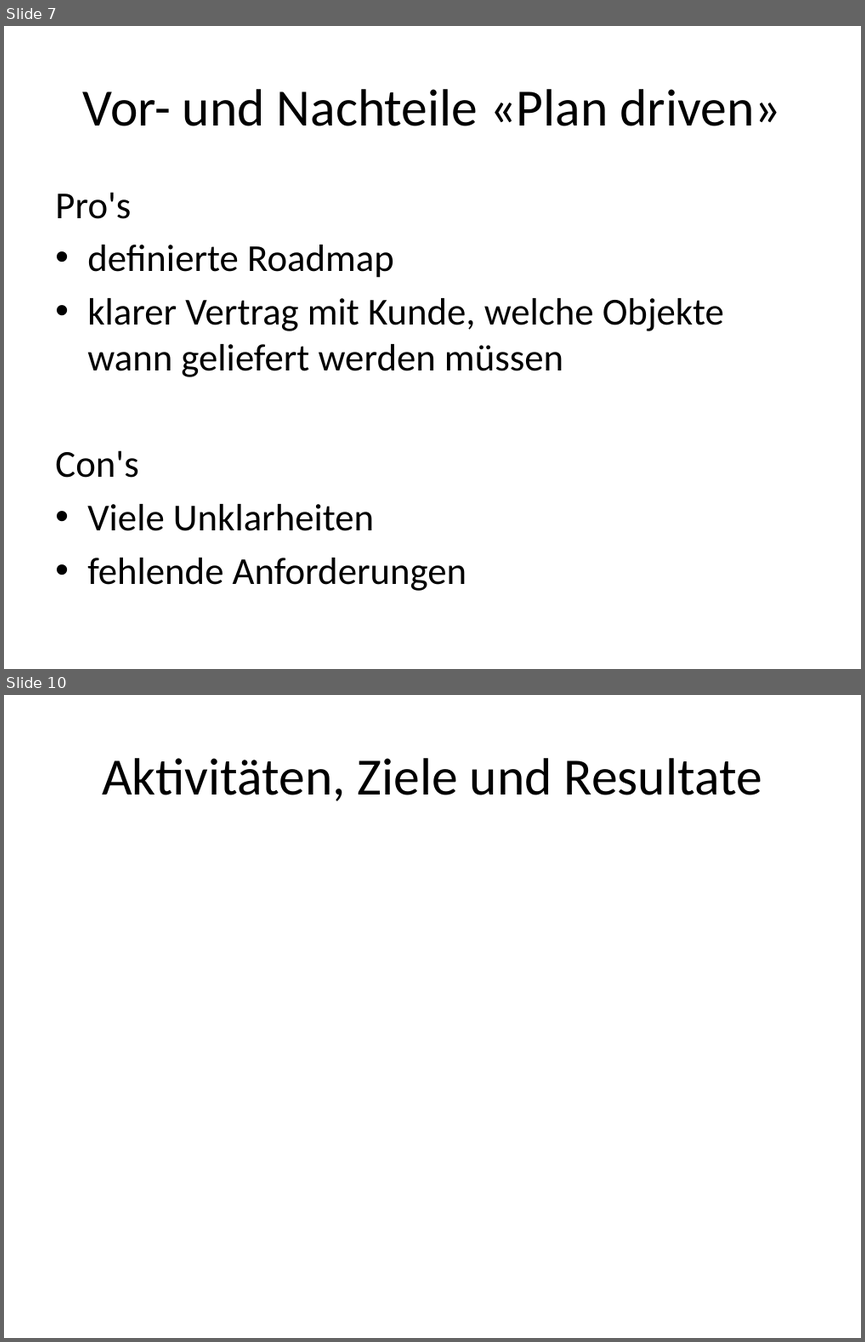
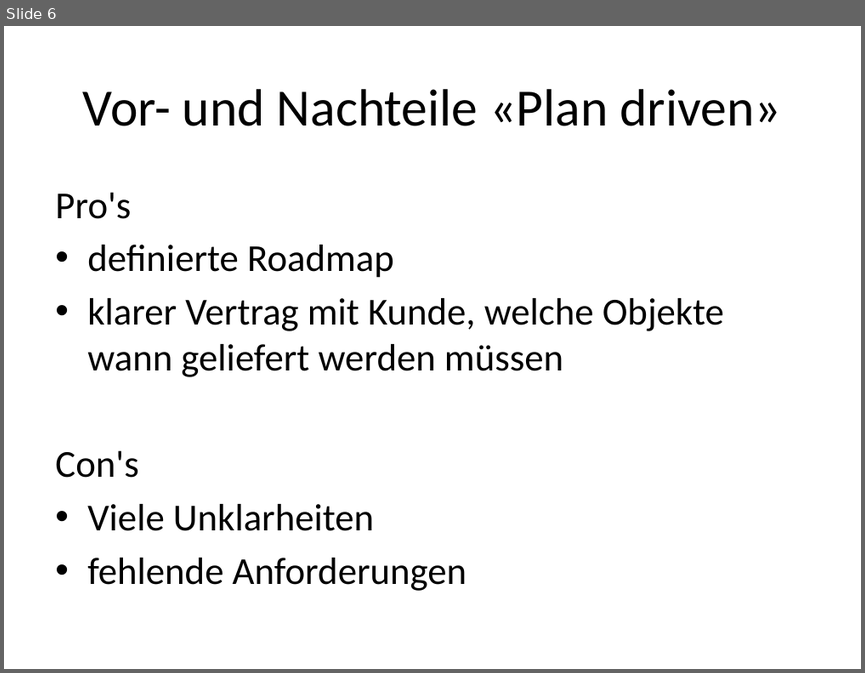
Before and after one commit to boebu/ch.bfh.bti7081.s2013.yellow, a slide deck: ch.bfh.bti7081.s2013.yellow/doc/task02/task1_2_presentation.pptx. Shown one above the other, each under a label of ours: slides 7 and 10 before the commit, slide 6 after it; the slides between them are not shown. The pictures are 865x1342 and 865x673 pixels, drawn with LibreOffice and Linux fonts; fonts in the diff are those of the drawing. Boxes give left, top, right and bottom in pixels: in the first picture for what was removed or moved away, otherwise in the second. Text is boxed around its words. In the diff, an @@ line names an element or a change of style, - is before the commit and + after.

```diff
--- a/ch.bfh.bti7081.s2013.yellow/doc/task02/task1_2_presentation.pptx
+++ b/ch.bfh.bti7081.s2013.yellow/doc/task02/task1_2_presentation.pptx
@@ slide 10 removed at (x1=4, y1=695, x2=861, y2=1338), background #FFFFFF @@
@@ title removed at (x1=102, y1=758, x2=762, y2=801) @@
-Aktivitäten, Ziele und Resultate
@@ what was slide 7 is now slide 6 @@
```
Also in this commit, not shown: 2 slides changed, 1 slide added, 2 other slides removed.
